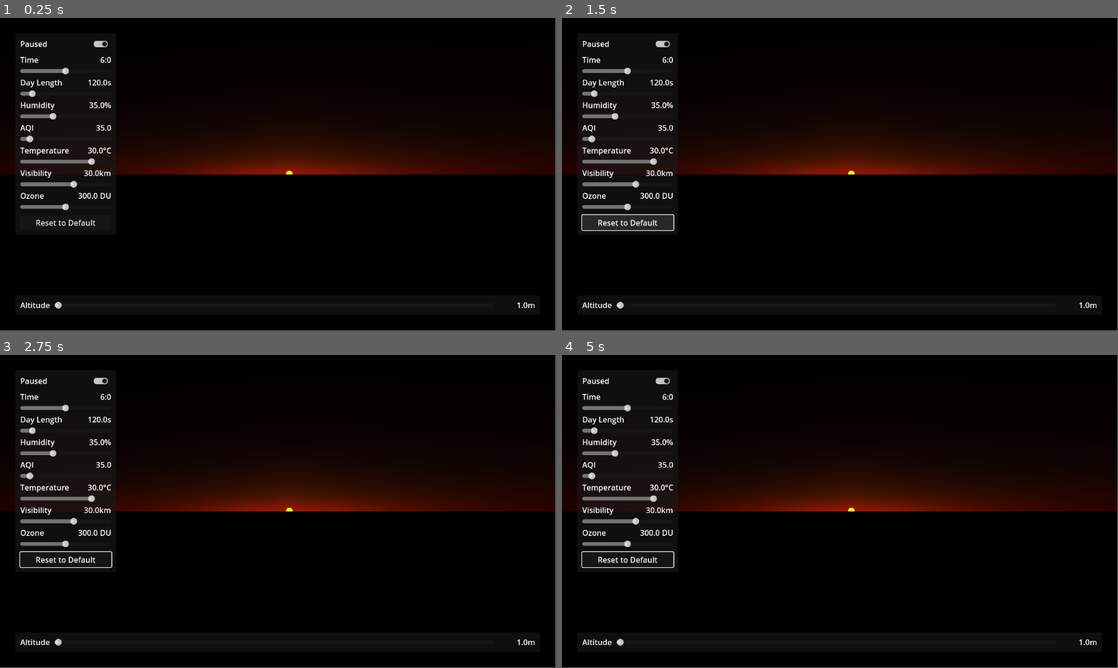
Above: before the commit, frames 1-4 (two rows, left to right).
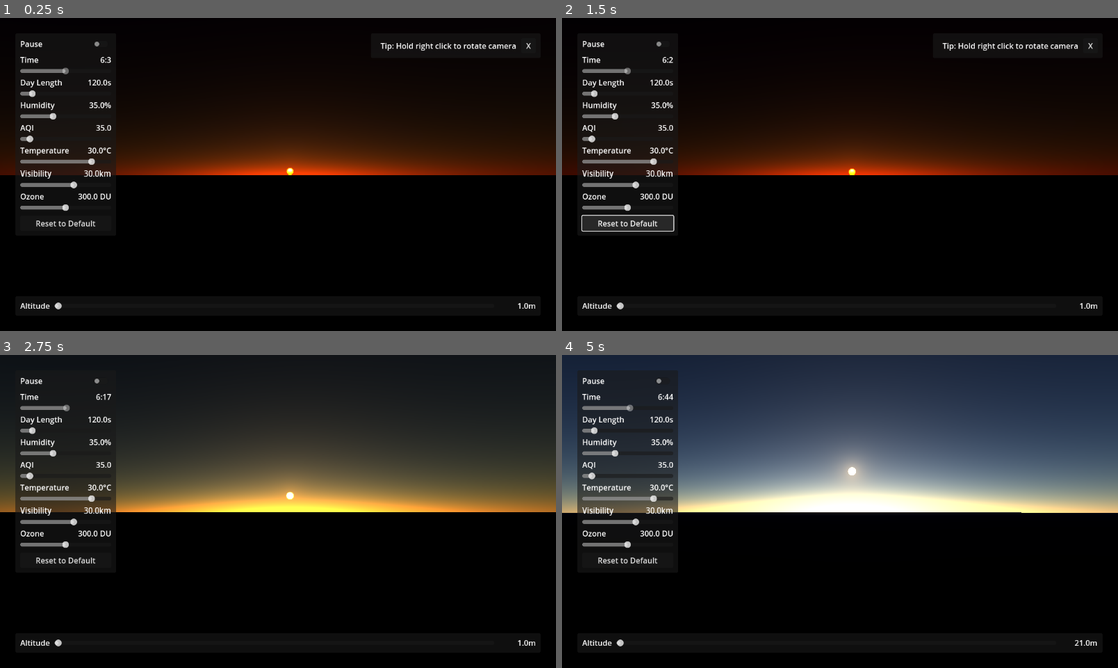
Above: after the commit, the same moments.

Repository: FroggLeo/godot-dynamic-environment
Game: Godot game, scene res://world/world.tscn
The game is run twice, just before and just after one commit, with the same random seed, the same clock (stepped at 60 frames per second) and the same inputs.
Inputs (mouse positions are in pixels of both pictures, inside the frame that each line leads up to):
- Up to frame 1 (0.25 s): no input
- Up to frame 2 (1.5 s): click (662, 43) at 0.5 s; click "Reset to Default" at 1.25 s
- Up to frame 3 (2.75 s): click (528, 383) at 2 s, where only the run after the commit has a clickable "X"
- Up to frame 4 (5 s): move the mouse to (962, 495) at 2.77 s; hold Right 2.78-3.53 s; tap Mouse wheel down (go_down, bound only after the commit) at 2.85, 3.8 s; tap Mouse wheel up (go_up, bound only after the commit) at 3.05, 3.6, 4.55 s; move the mouse to (728, 527) at 3.52 s; hold Down 3.53-4.28 s; move the mouse to (895, 442) at 4.27 s; hold Right from 4.28 s (still down); hold Right mouse button (move_camera) from 4.28 s (still down)
In our replay, the window is 799x449 before the commit and 800x450 after it. These sizes can differ from the game's own. Grey fills any space a smaller window leaves; there, only what the larger window draws over its background counts as a difference.

The runs differ from the first frame. In frame 1, 6.8% of the frame differs, in the area x 0-100%, y 7-94%; in frame 2, 5.1%; in frame 3, 37%; in frame 4, 49%, in the area x 0-100%, y 0-94%.

Commit message:
add a small tip popup, some debug printouts, and extra controls

Diff:
--- a/godot_project/environment_system.gd
+++ b/godot_project/environment_system.gd
@@ -1,12 +1,7 @@
 #@tool
 extends Node3D
 
-# +x / -x
-# east / west
-# +z / -z
-# north / south
-
-@export var paused: bool = true
+@export var paused: bool = false
 
 @export var environment: WorldEnvironment
 @export var sky_material: ShaderMaterial
@@ -43,7 +38,7 @@
 
 # Called when the node enters the scene tree for the first time.
 func _ready() -> void:
-	print("readying..")
+	print("environment system readying..")
 	time = 0.5
 	moon_time = 0.5
 	sunLight.rotation = Vector3(0,0,0)
--- a/godot_project/project.godot
+++ b/godot_project/project.godot
@@ -15,6 +15,11 @@
 config/features=PackedStringArray("4.5", "Forward Plus")
 config/icon="res://icon.svg"
 
+[display]
+
+window/stretch/mode="viewport"
+window/stretch/aspect="expand"
+
 [editor_plugins]
 
 enabled=PackedStringArray("res://addons/godot_super-wakatime/plugin.cfg")
@@ -26,3 +31,19 @@
 "events": [Object(InputEventMouseButton,"resource_local_to_scene":false,"resource_name":"","device":-1,"window_id":0,"a …(255 unchanged characters)…
 ]
 }
+pause={
+"deadzone": 0.2,
+"events": [Object(InputEventKey,"resource_local_to_scene":false,"resource_name":"","device":-1,"window_id":0,"alt_pressed":false,"shift_pressed":false,"ctrl_pressed":false,"meta_pressed":false,"pressed":false,"keycode":0,"physical_keycode":32,"key_label":0,"unicode":32,"location":0,"echo":false,"script":null)
+, Object(InputEventKey,"resource_local_to_scene":false,"resource_name":"","device":-1,"window_id":0,"alt_pressed":false,"shift_pressed":false,"ctrl_pressed":false,"meta_pressed":false,"pressed":false,"keycode":0,"physical_keycode":4194305,"key_label":0,"unicode":0,"location":0,"echo":false,"script":null)
+]
+}
+go_up={
+"deadzone": 0.2,
+"events": [Object(InputEventMouseButton,"resource_local_to_scene":false,"resource_name":"","device":-1,"window_id":0,"alt_pressed":false,"shift_pressed":false,"ctrl_pressed":false,"meta_pressed":false,"button_mask":8,"position":Vector2(213, 17),"global_position":Vector2(222, 65),"factor":1.0,"button_index":4,"canceled":false,"pressed":true,"double_click":false,"script":null)
+]
+}
+go_down={
+"deadzone": 0.2,
+"events": [Object(InputEventMouseButton,"resource_local_to_scene":false,"resource_name":"","device":-1,"window_id":0,"alt_pressed":false,"shift_pressed":false,"ctrl_pressed":false,"meta_pressed":false,"button_mask":16,"position":Vector2(227, 28),"global_position":Vector2(236, 76),"factor":1.0,"button_index":5,"canceled":false,"pressed":true,"double_click":false,"script":null)
+]
+}
--- a/godot_project/world/player_controller/player.gd
+++ b/godot_project/world/player_controller/player.gd
@@ -5,6 +5,7 @@
 var last_mouse_pos: Vector2
 
 func _ready() -> void:
+	print("camera readying..")
 	Input.set_mouse_mode(Input.MOUSE_MODE_VISIBLE)
 
 func _unhandled_input(event: InputEvent) -> void:
@@ -19,5 +20,5 @@
 		Input.set_mouse_mode(Input.MOUSE_MODE_VISIBLE)
 		Input.warp_mouse(last_mouse_pos)
 
-func _process(delta: float) -> void:
+func _process(_delta: float) -> void:
 	pass
--- a/godot_project/world/player_controller/ui.gd
+++ b/godot_project/world/player_controller/ui.gd
@@ -3,6 +3,9 @@
 @export var env := Node3D
 
 @onready var reset := %reset
+
+@onready var popup_box := %popup
+@onready var popup_button := %popupbutton
 
 @onready var pause := %pause # the ui toggle/slider itself
 @onready var pause_v := %vpause # the value to be displayed
@@ -42,8 +45,9 @@
 
 # Called when the node enters the scene tree for the first time.
 func _ready() -> void:
+	print("ui system readying..")
 	if !env:
-		print("noooooooo")
+		print("uh oh, ui not working")
 		return
 	if "paused" in env:
 		print("pause good")
@@ -91,6 +95,7 @@
 		altitude.value = altitude_d
 		altitude.value_changed.connect(func(v): env.camera_altitude = v)
 	reset.pressed.connect(_reset_all_values)
+	popup_button.pressed.connect(_close_popup)
 
 func _reset_all_values():
 	pause.button_pressed = pause_d
@@ -104,6 +109,9 @@
 	temp.value = temp_d
 	ozone.value = ozone_d
 	altitude.value = altitude_d
+
+func _close_popup():
+	popup_box.visible = false
 
 func _time_slider_update(v: float):
 	env.time = v
@@ -144,5 +152,13 @@
 		temp_v.text = str(env.temperature_c) + "°C"
 	if "ozone_du" in env:
 		ozone_v.text = str(env.ozone_du) + " DU"
+	if Input.is_action_just_pressed("go_up"):
+		altitude.value += 10.0;
+		altitude.value = clamp(altitude.value ,altitude.min_value, altitude.max_value)
+	elif Input.is_action_just_pressed("go_down"):
+		altitude.value -= 10.0;
+		altitude.value = clamp(altitude.value ,altitude.min_value, altitude.max_value)
 	if "camera_altitude" in env:
 		altitude_v.text = str(env.camera_altitude) + "m"
+	if Input.is_action_just_pressed("pause"):
+		pause.button_pressed = false if pause.button_pressed else true
--- a/godot_project/world/world.tscn
+++ b/godot_project/world/world.tscn
@@ -16,7 +16,7 @@
 script = ExtResource("3_4717r")
 env = NodePath("../EnvironmentSystem")
 
-[node name="PanelContainer" type="PanelContainer" parent="UI"]
+[node name="maincontrols" type="PanelContainer" parent="UI"]
 anchors_preset = -1
 anchor_left = 0.028
 anchor_top = 0.049000002
@@ -27,53 +27,53 @@
 offset_right = 208.744
 offset_bottom = 280.248
 
-[node name="MarginContainer" type="MarginContainer" parent="UI/PanelContainer"]
+[node name="MarginContainer" type="MarginContainer" parent="UI/maincontrols"]
 layout_mode = 2
 theme_override_constants/margin_left = 10
 theme_override_constants/margin_top = 10
 theme_override_constants/margin_right = 10
 theme_override_constants/margin_bottom = 10
 
-[node name="VBoxContainer" type="VBoxContainer" parent="UI/PanelContainer/MarginContainer"]
-layout_mode = 2
-
-[node name="pausemargins" type="MarginContainer" parent="UI/PanelContainer/MarginContainer/VBoxContainer"]
+[node name="VBoxContainer" type="VBoxContainer" parent="UI/maincontrols/MarginContainer"]
+layout_mode = 2
+
+[node name="pausemargins" type="MarginContainer" parent="UI/maincontrols/MarginContainer/VBoxContainer"]
 layout_mode = 2
 theme_override_constants/margin_bottom = 5
 
-[node name="p" type="HBoxContainer" parent="UI/PanelContainer/MarginContainer/VBoxContainer/pausemargins"]
+[node name="p" type="HBoxContainer" parent="UI/maincontrols/MarginContainer/VBoxContainer/pausemargins"]
 layout_mode = 2
 size_flags_vertical = 4
 
-[node name="vpause" type="Label" parent="UI/PanelContainer/MarginContainer/VBoxContainer/pausemargins/p"]
+[node name="vpause" type="Label" parent="UI/maincontrols/MarginContainer/VBoxContainer/pausemargins/p"]
 unique_name_in_owner = true
 layout_mode = 2
 size_flags_horizontal = 3
 size_flags_vertical = 0
 text = "Pause"
 
-[node name="pause" type="CheckButton" parent="UI/PanelContainer/MarginContainer/VBoxContainer/pausemargins/p"]
+[node name="pause" type="CheckButton" parent="UI/maincontrols/MarginContainer/VBoxContainer/pausemargins/p"]
 unique_name_in_owner = true
 layout_mode = 2
 size_flags_vertical = 0
 button_pressed = true
 
-[node name="ti" type="HBoxContainer" parent="UI/PanelContainer/MarginContainer/VBoxContainer"]
-layout_mode = 2
-
-[node name="ltime" type="Label" parent="UI/PanelContainer/MarginContainer/VBoxContainer/ti"]
+[node name="ti" type="HBoxContainer" parent="UI/maincontrols/MarginContainer/VBoxContainer"]
+layout_mode = 2
+
+[node name="ltime" type="Label" parent="UI/maincontrols/MarginContainer/VBoxContainer/ti"]
 layout_mode = 2
 text = "Time"
 horizontal_alignment = 1
 
-[node name="vtime" type="Label" parent="UI/PanelContainer/MarginContainer/VBoxContainer/ti"]
-unique_name_in_owner = true
-layout_mode = 2
-size_flags_horizontal = 3
-text = "uh oh"
-horizontal_alignment = 2
-
-[node name="time" type="HSlider" parent="UI/PanelContainer/MarginContainer/VBoxContainer"]
+[node name="vtime" type="Label" parent="UI/maincontrols/MarginContainer/VBoxContainer/ti"]
+unique_name_in_owner = true
+layout_mode = 2
+size_flags_horizontal = 3
+text = "uh oh"
+horizontal_alignment = 2
+
+[node name="time" type="HSlider" parent="UI/maincontrols/MarginContainer/VBoxContainer"]
 unique_name_in_owner = true
 layout_mode = 2
 max_value = 1.0
@@ -81,22 +81,22 @@
 value = 0.5
 scrollable = false
 
-[node name="d" type="HBoxContainer" parent="UI/PanelContainer/MarginContainer/VBoxContainer"]
-layout_mode = 2
-
-[node name="ldayl" type="Label" parent="UI/PanelContainer/MarginContainer/VBoxContainer/d"]
+[node name="d" type="HBoxContainer" parent="UI/maincontrols/MarginContainer/VBoxContainer"]
+layout_mode = 2
+
+[node name="ldayl" type="Label" parent="UI/maincontrols/MarginContainer/VBoxContainer/d"]
 layout_mode = 2
 text = "Day Length"
 horizontal_alignment = 1
 
-[node name="vdayl" type="Label" parent="UI/PanelContainer/MarginContainer/VBoxContainer/d"]
-unique_name_in_owner = true
-layout_mode = 2
-size_flags_horizontal = 3
-text = "uh oh"
-horizontal_alignment = 2
-
-[node name="dayl" type="HSlider" parent="UI/PanelContainer/MarginContainer/VBoxContainer"]
+[node name="vdayl" type="Label" parent="UI/maincontrols/MarginContainer/VBoxContainer/d"]
+unique_name_in_owner = true
+layout_mode = 2
+size_flags_horizontal = 3
+text = "uh oh"
+horizontal_alignment = 2
+
+[node name="dayl" type="HSlider" parent="UI/maincontrols/MarginContainer/VBoxContainer"]
 unique_name_in_owner = true
 layout_mode = 2
 min_value = 1.0
@@ -105,22 +105,22 @@
 value = 120.0
 scrollable = false
 
-[node name="h" type="HBoxContainer" parent="UI/PanelContainer/MarginContainer/VBoxContainer"]
-layout_mode = 2
-
-[node name="lhumidity" type="Label" parent="UI/PanelContainer/MarginContainer/VBoxContainer/h"]
+[node name="h" type="HBoxContainer" parent="UI/maincontrols/MarginContainer/VBoxContainer"]
+layout_mode = 2
+
+[node name="lhumidity" type="Label" parent="UI/maincontrols/MarginContainer/VBoxContainer/h"]
 layout_mode = 2
 text = "Humidity"
 horizontal_alignment = 1
 
-[node name="vhumidity" type="Label" parent="UI/PanelContainer/MarginContainer/VBoxContainer/h"]
-unique_name_in_owner = true
-layout_mode = 2
-size_flags_horizontal = 3
-text = "uh oh"
-horizontal_alignment = 2
-
-[node name="humidity" type="HSlider" parent="UI/PanelContainer/MarginContainer/VBoxContainer"]
+[node name="vhumidity" type="Label" parent="UI/maincontrols/MarginContainer/VBoxContainer/h"]
+unique_name_in_owner = true
+layout_mode = 2
+size_flags_horizontal = 3
+text = "uh oh"
+horizontal_alignment = 2
+
+[node name="humidity" type="HSlider" parent="UI/maincontrols/MarginContainer/VBoxContainer"]
 unique_name_in_owner = true
 layout_mode = 2
 max_value = 1.0
@@ -128,44 +128,44 @@
 value = 0.35
 scrollable = false
 
-[node name="a" type="HBoxContainer" parent="UI/PanelContainer/MarginContainer/VBoxContainer"]
-layout_mode = 2
-
-[node name="laqi" type="Label" parent="UI/PanelContainer/MarginContainer/VBoxContainer/a"]
+[node name="a" type="HBoxContainer" parent="UI/maincontrols/MarginContainer/VBoxContainer"]
+layout_mode = 2
+
+[node name="laqi" type="Label" parent="UI/maincontrols/MarginContainer/VBoxContainer/a"]
 layout_mode = 2
 text = "AQI"
 horizontal_alignment = 1
 
-[node name="vaqi" type="Label" parent="UI/PanelContainer/MarginContainer/VBoxContainer/a"]
-unique_name_in_owner = true
-layout_mode = 2
-size_flags_horizontal = 3
-text = "uh oh"
-horizontal_alignment = 2
-
-[node name="aqi" type="HSlider" parent="UI/PanelContainer/MarginContainer/VBoxContainer"]
+[node name="vaqi" type="Label" parent="UI/maincontrols/MarginContainer/VBoxContainer/a"]
+unique_name_in_owner = true
+layout_mode = 2
+size_flags_horizontal = 3
+text = "uh oh"
+horizontal_alignment = 2
+
+[node name="aqi" type="HSlider" parent="UI/maincontrols/MarginContainer/VBoxContainer"]
 unique_name_in_owner = true
 layout_mode = 2
 max_value = 500.0
 value = 35.0
 scrollable = false
 
-[node name="t" type="HBoxContainer" parent="UI/PanelContainer/MarginContainer/VBoxContainer"]
-layout_mode = 2
-
-[node name="ltemp" type="Label" parent="UI/PanelContainer/MarginContainer/VBoxContainer/t"]
+[node name="t" type="HBoxContainer" parent="UI/maincontrols/MarginContainer/VBoxContainer"]
+layout_mode = 2
+
+[node name="ltemp" type="Label" parent="UI/maincontrols/MarginContainer/VBoxContainer/t"]
 layout_mode = 2
 text = "Temperature"
 horizontal_alignment = 1
 
-[node name="vtemp" type="Label" parent="UI/PanelContainer/MarginContainer/VBoxContainer/t"]
-unique_name_in_owner = true
-layout_mode = 2
-size_flags_horizontal = 3
-text = "uh oh"
-horizontal_alignment = 2
-
-[node name="temp" type="HSlider" parent="UI/PanelContainer/MarginContainer/VBoxContainer"]
+[node name="vtemp" type="Label" parent="UI/maincontrols/MarginContainer/VBoxContainer/t"]
+unique_name_in_owner = true
+layout_mode = 2
+size_flags_horizontal = 3
+text = "uh oh"
+horizontal_alignment = 2
+
+[node name="temp" type="HSlider" parent="UI/maincontrols/MarginContainer/VBoxContainer"]
 unique_name_in_owner = true
 layout_mode = 2
 min_value = -35.0
@@ -174,22 +174,22 @@
 value = 30.0
 scrollable = false
 
-[node name="v" type="HBoxContainer" parent="UI/PanelContainer/MarginContainer/VBoxContainer"]
-layout_mode = 2
-
-[node name="lvis" type="Label" parent="UI/PanelContainer/MarginContainer/VBoxContainer/v"]
+[node name="v" type="HBoxContainer" parent="UI/maincontrols/MarginContainer/VBoxContainer"]
+layout_mode = 2
+
+[node name="lvis" type="Label" parent="UI/maincontrols/MarginContainer/VBoxContainer/v"]
 layout_mode = 2
 text = "Visibility"
 horizontal_alignment = 1
 
-[node name="vvis" type="Label" parent="UI/PanelContainer/MarginContainer/VBoxContainer/v"]
-unique_name_in_owner = true
-layout_mode = 2
-size_flags_horizontal = 3
-text = "uh oh"
-horizontal_alignment = 2
-
-[node name="vis" type="HSlider" parent="UI/PanelContainer/MarginContainer/VBoxContainer"]
+[node name="vvis" type="Label" parent="UI/maincontrols/MarginContainer/VBoxContainer/v"]
+unique_name_in_owner = true
+layout_mode = 2
+size_flags_horizontal = 3
+text = "uh oh"
+horizontal_alignment = 2
+
+[node name="vis" type="HSlider" parent="UI/maincontrols/MarginContainer/VBoxContainer"]
 unique_name_in_owner = true
 layout_mode = 2
 min_value = 0.1
@@ -198,22 +198,22 @@
 value = 30.0
 scrollable = false
 
-[node name="o" type="HBoxContainer" parent="UI/PanelContainer/MarginContainer/VBoxContainer"]
-layout_mode = 2
-
-[node name="lozone" type="Label" parent="UI/PanelContainer/MarginContainer/VBoxContainer/o"]
+[node name="o" type="HBoxContainer" parent="UI/maincontrols/MarginContainer/VBoxContainer"]
+layout_mode = 2
+
+[node name="lozone" type="Label" parent="UI/maincontrols/MarginContainer/VBoxContainer/o"]
 layout_mode = 2
 text = "Ozone"
 horizontal_alignment = 1
 
-[node name="vozone" type="Label" parent="UI/PanelContainer/MarginContainer/VBoxContainer/o"]
-unique_name_in_owner = true
-layout_mode = 2
-size_flags_horizontal = 3
-text = "uh oh"
-horizontal_alignment = 2
-
-[node name="ozone" type="HSlider" parent="UI/PanelContainer/MarginContainer/VBoxContainer"]
+[node name="vozone" type="Label" parent="UI/maincontrols/MarginContainer/VBoxContainer/o"]
+unique_name_in_owner = true
+layout_mode = 2
+size_flags_horizontal = 3
+text = "uh oh"
+horizontal_alignment = 2
+
+[node name="ozone" type="HSlider" parent="UI/maincontrols/MarginContainer/VBoxContainer"]
 unique_name_in_owner = true
 layout_mode = 2
 min_value = 150.0
@@ -222,16 +222,16 @@
 value = 300.0
 scrollable = false
 
-[node name="resetmargin" type="MarginContainer" parent="UI/PanelContainer/MarginContainer/VBoxContainer"]
+[node name="resetmargin" type="MarginContainer" parent="UI/maincontrols/MarginContainer/VBoxContainer"]
 layout_mode = 2
 theme_override_constants/margin_top = 5
 
-[node name="reset" type="Button" parent="UI/PanelContainer/MarginContainer/VBoxContainer/resetmargin"]
+[node name="reset" type="Button" parent="UI/maincontrols/MarginContainer/VBoxContainer/resetmargin"]
 unique_name_in_owner = true
 layout_mode = 2
 text = "Reset to Default"
 
-[node name="PanelContainer2" type="PanelContainer" parent="UI"]
+[node name="altitudecontrol" type="PanelContainer" parent="UI"]
 anchors_preset = -1
 anchor_left = 0.028
 anchor_top = 0.88900006
@@ -242,25 +242,25 @@
 offset_right = 0.25598145
 offset_bottom = 39.92798
 
-[node name="MarginContainer" type="MarginContainer" parent="UI/PanelContainer2"]
+[node name="MarginContainer" type="MarginContainer" parent="UI/altitudecontrol"]
 layout_mode = 2
 theme_override_constants/margin_left = 10
 theme_override_constants/margin_right = 10
 
-[node name="a" type="HBoxContainer" parent="UI/PanelContainer2/MarginContainer"]
-layout_mode = 2
-
-[node name="laltitude" type="Label" parent="UI/PanelContainer2/MarginContainer/a"]
+[node name="a" type="HBoxContainer" parent="UI/altitudecontrol/MarginContainer"]
+layout_mode = 2
+
+[node name="laltitude" type="Label" parent="UI/altitudecontrol/MarginContainer/a"]
 layout_mode = 2
 text = "Altitude"
 
-[node name="altmargin" type="MarginContainer" parent="UI/PanelContainer2/MarginContainer/a"]
+[node name="altmargin" type="MarginContainer" parent="UI/altitudecontrol/MarginContainer/a"]
 layout_mode = 2
 size_flags_horizontal = 3
 theme_override_constants/margin_left = 5
 theme_override_constants/margin_right = 5
 
-[node name="altitude" type="HSlider" parent="UI/PanelContainer2/MarginContainer/a/altmargin"]
+[node name="altitude" type="HSlider" parent="UI/altitudecontrol/MarginContainer/a/altmargin"]
 unique_name_in_owner = true
 layout_mode = 2
 size_flags_horizontal = 3
@@ -270,9 +270,42 @@
 step = 0.1
 value = 1.0
 
-[node name="valtitude" type="Label" parent="UI/PanelContainer2/MarginContainer/a"]
+[node name="valtitude" type="Label" parent="UI/altitudecontrol/MarginContainer/a"]
 unique_name_in_owner = true
 custom_minimum_size = Vector2(77, 0)
 layout_mode = 2
 text = "uhoh0.0m"
 horizontal_alignment = 2
+
+[node name="popup" type="PanelContainer" parent="UI"]
+unique_name_in_owner = true
+anchors_preset = -1
+anchor_left = 0.97200006
+anchor_top = 0.049000002
+anchor_right = 0.97200006
+anchor_bottom = 0.049000002
+offset_left = -351.74402
+offset_top = 0.24799919
+offset_right = 0.25598145
+offset_bottom = 51.248
+
+[node name="MarginContainer" type="MarginContainer" parent="UI/popup"]
+layout_mode = 2
+theme_override_constants/margin_left = 20
+theme_override_constants/margin_top = 10
+theme_override_constants/margin_right = 10
+theme_override_constants/margin_bottom = 10
+
+[node name="HBoxContainer" type="HBoxContainer" parent="UI/popup/MarginContainer"]
+layout_mode = 2
+
+[node name="lpopup" type="Label" parent="UI/popup/MarginContainer/HBoxContainer"]
+layout_mode = 2
+size_flags_horizontal = 3
+text = "Tip: Hold right click to rotate camera"
+
+[node name="popupbutton" type="Button" parent="UI/popup/MarginContainer/HBoxContainer"]
+unique_name_in_owner = true
+custom_minimum_size = Vector2(30, 30)
+layout_mode = 2
+text = "X"
